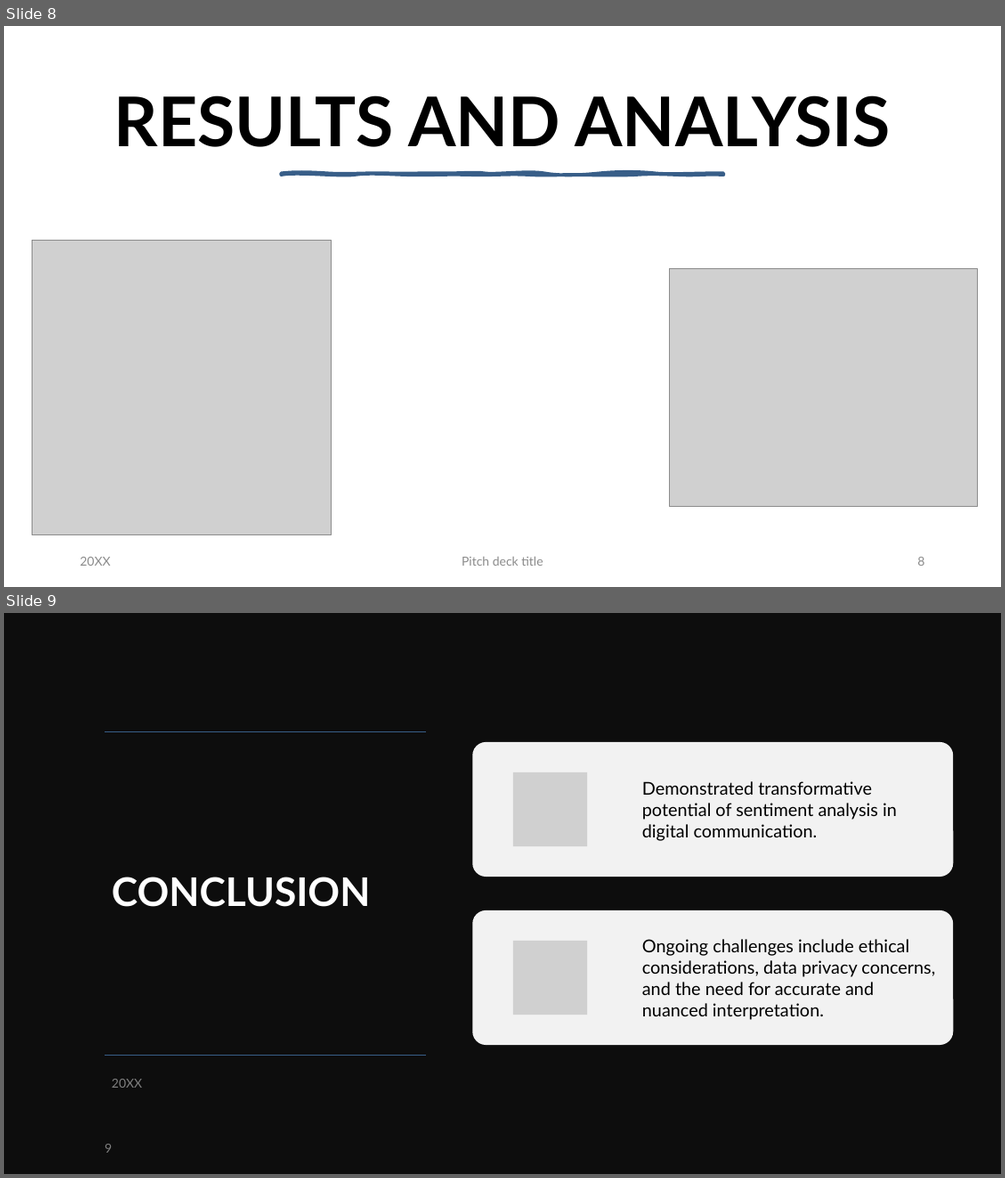
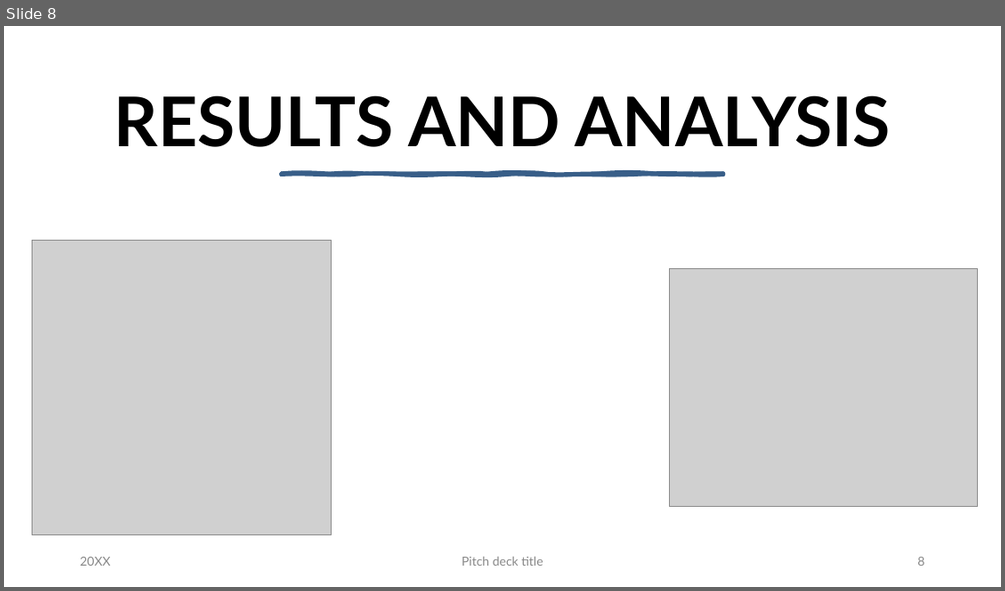
Before and after one commit to Demiarge/CSE431_BRACU, a slide deck: Submission5/slide.pptx. Shown one above the other, each under a label of ours: slides 8 and 9 before the commit, slide 8 after it. The pictures are 1005x1178 and 1005x591 pixels, drawn with LibreOffice and Linux fonts; fonts in the diff are those of the drawing; grey boxes stand for pictures; background and template pictures are left out. Boxes give left, top, right and bottom in pixels: in the first picture for what was removed or moved away, otherwise in the second. Text is boxed around its words. In the diff, an @@ line names an element or a change of style, - is before the commit and + after.

```diff
--- a/Submission5/slide.pptx
+++ b/Submission5/slide.pptx
@@ slide 9 removed at (4, 613, 1001, 1174), background #FFFFFF @@
@@ rectangle removed at (4, 613, 1001, 1174) @@
@@ line removed from (426, 732) to (105, 732) @@
@@ group removed at (4, 613, 180, 1174): 4 rectangles, 1 freeform shape, 1 line @@
@@ title removed at (112, 876, 370, 907) @@
-CONCLUSION
@@ group removed at (472, 742, 953, 1046): 2 rounded rectangles, 2 pictures, 2 texts @@
-Demonstrated transformative potential of sentiment analysis in digital communication.
-Ongoing challenges include ethical considerations, data privacy concerns, and the need for accurate and nuanced interpretation.
@@ line removed from (426, 1055) to (105, 1055) @@
@@ text removed at (112, 1078, 142, 1087) @@
-20XX
@@ page number removed at (105, 1143, 112, 1152) @@
-9
@@ slide 8 changed as well @@
@@ freeform shape at (282, 174, 724, 175): outline redrawn @@
```
Also in this commit, not shown: 7 other slides changed, 3 other slides removed, 3 other files.
